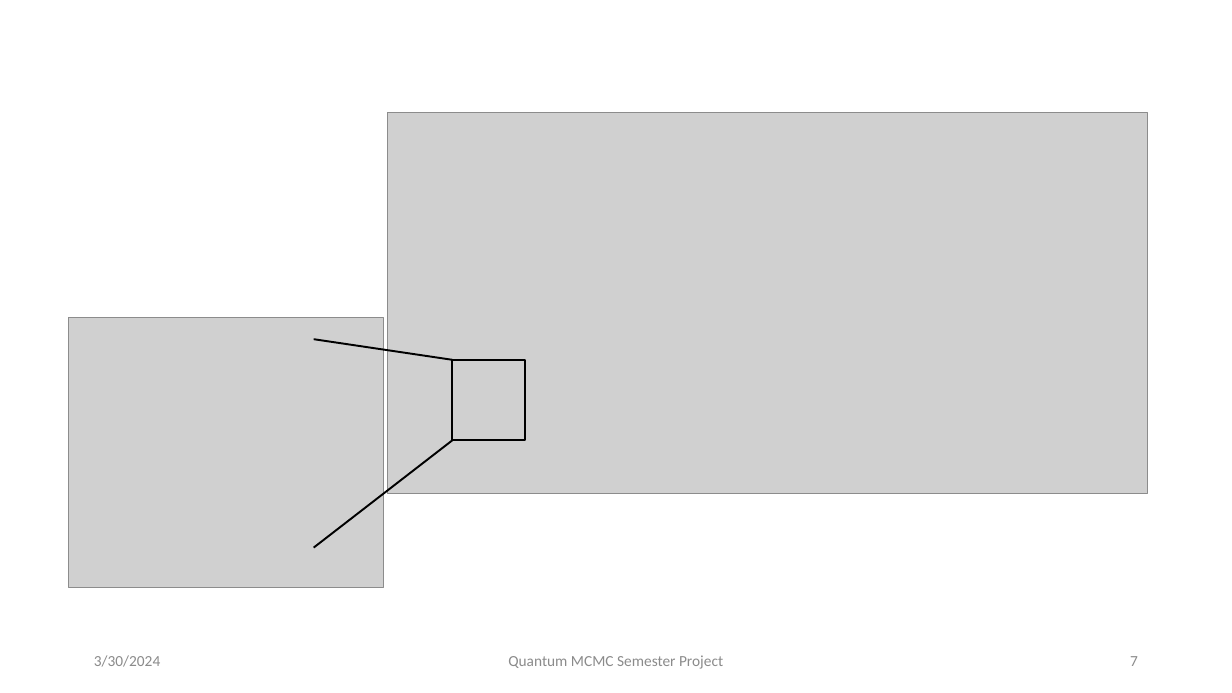
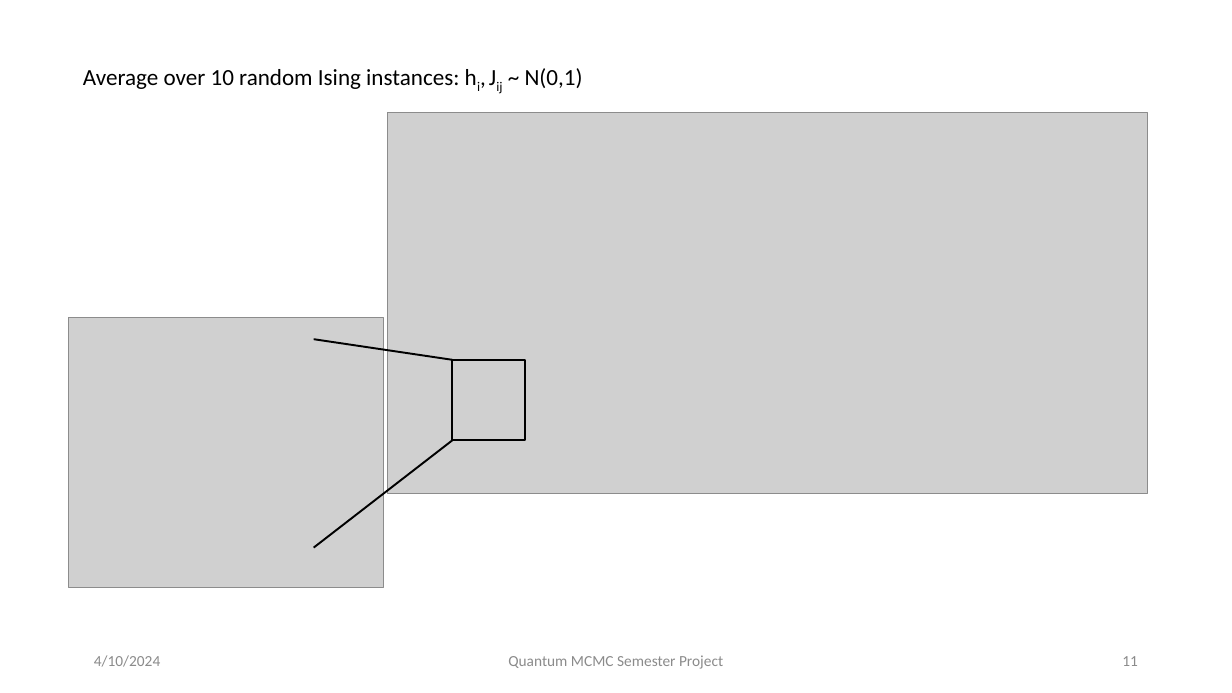
Before and after one commit to petr-ivashkov/quantum-mcmc, a slide deck: slide 11 of slides/progress_presentation_1.pptx (slide 7 before the commit). Drawn at 1232x693 pixels with LibreOffice and Linux fonts; fonts in the diff are those of the drawing; grey boxes stand for pictures. Boxes give left, top, right and bottom in pixels: in the first picture for what was removed or moved away, otherwise in the second. Text is boxed around its words. In the diff, an @@ line names an element or a change of style, - is before the commit and + after.

```diff
--- a/slides/progress_presentation_1.pptx
+++ b/slides/progress_presentation_1.pptx
@@ text added at box(83, 68, 583, 89), 18 pt, text #000000 @@
+Average over 10 random Ising instances: hi, Jij ~ N(0,1)
@@ text at box(94, 655, 160, 667): text changed @@
-3/30/2024
+4/10/2024
@@ page number at box(1122, 656, 1138, 666): text changed @@
-7
+11
```
Also in this commit, not shown: 13 other slides changed, 7 slides added, 5 other files.
